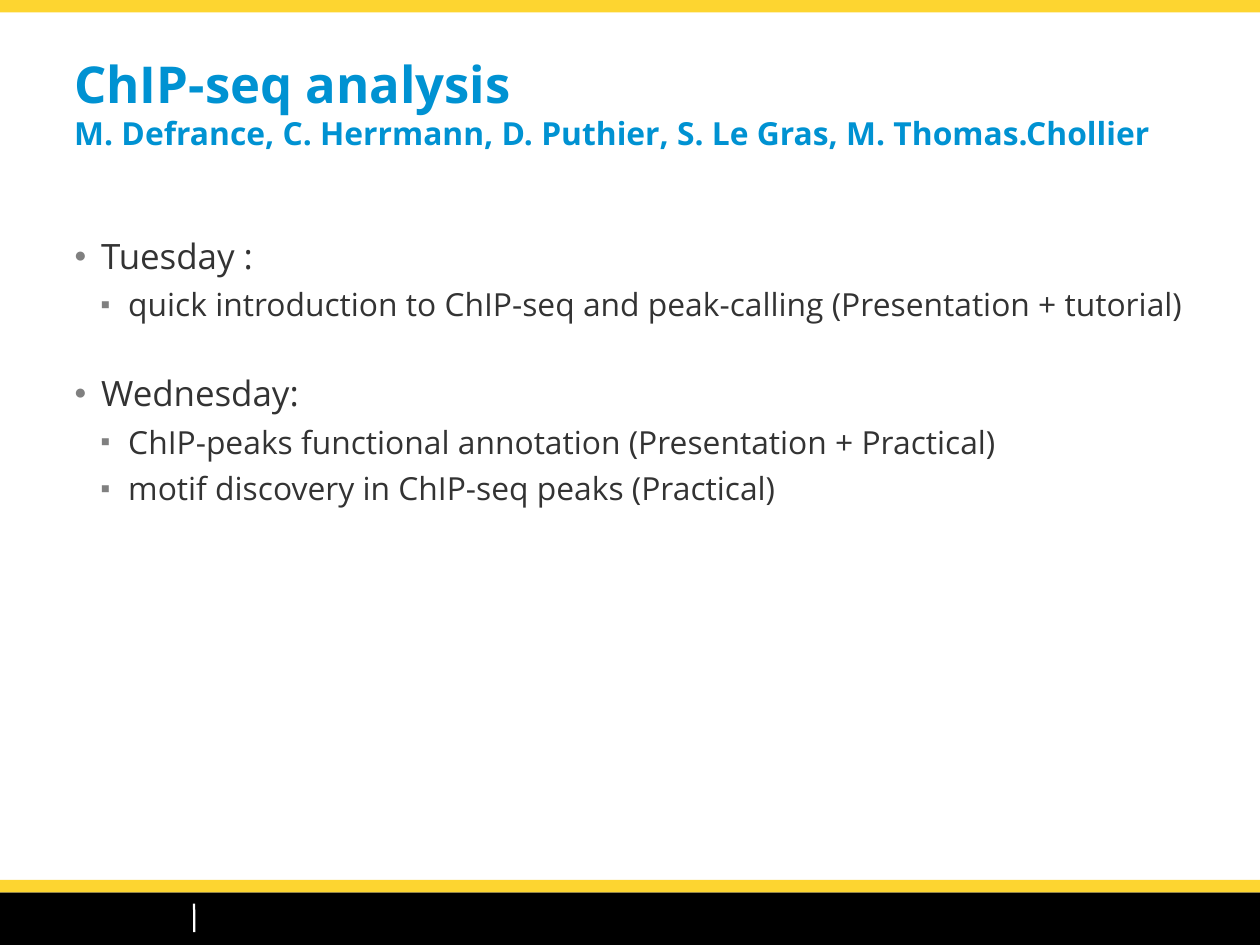
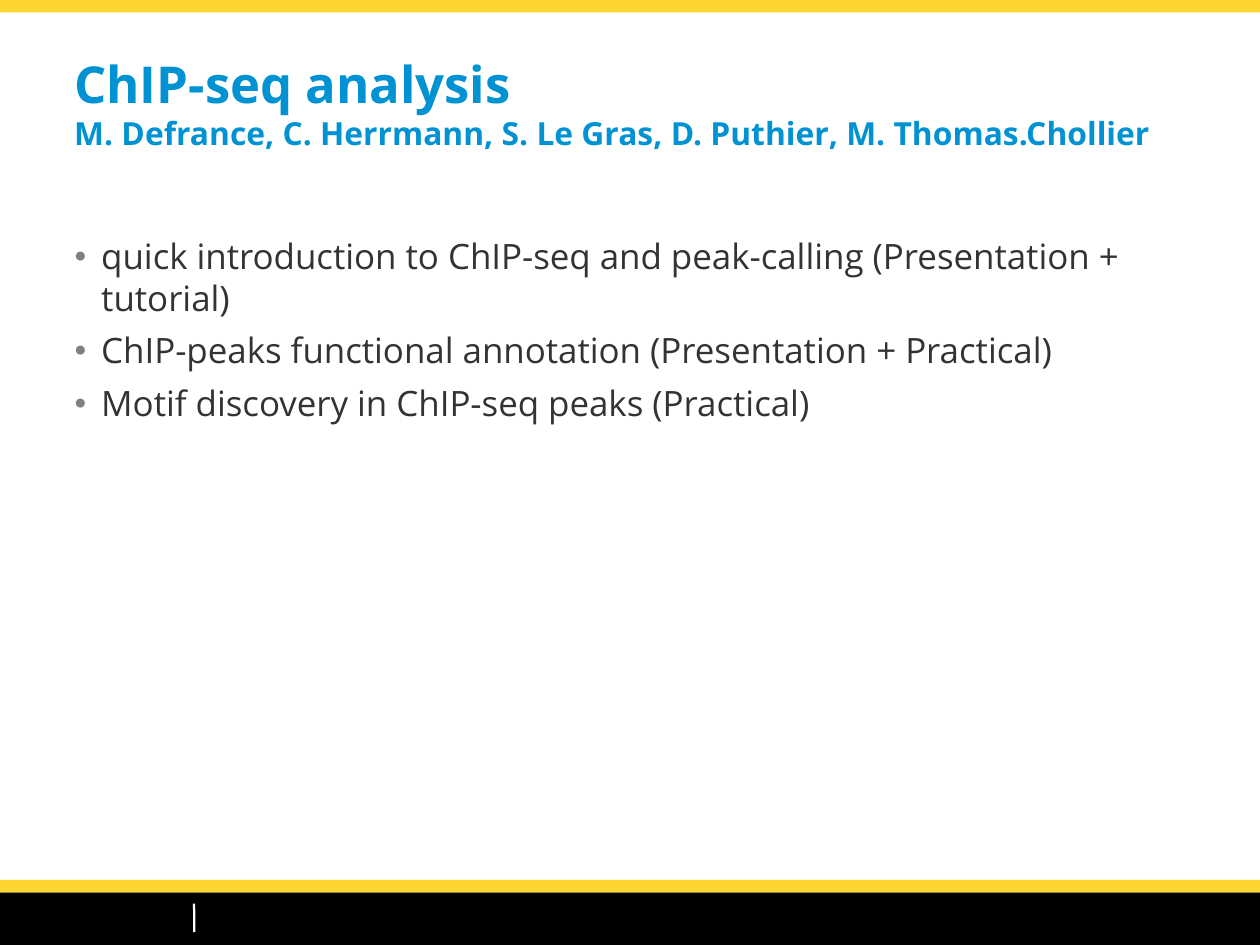
Before and after one commit to dputhier/EBA_2015_ChIP-Seq, a slide deck: slide 1 of slides/chipseq_CarlHerrmann_Roscoff2015.odp. Drawn at 1260x945 pixels with LibreOffice and Linux fonts; fonts in the diff are those of the drawing; background and template pictures are left out. Boxes give left, top, right and bottom in pixels: in the first picture for what was removed or moved away, otherwise in the second. Text is boxed around its words. In the diff, an @@ line names an element or a change of style, - is before the commit and + after.

```diff
--- a/slides/chipseq_CarlHerrmann_Roscoff2015.odp
+++ b/slides/chipseq_CarlHerrmann_Roscoff2015.odp
@@ title at bbox=[74, 64, 1150, 149]: text changed @@
-ChIP-seq analysis
-M. Defrance, C. Herrmann, D. Puthier, S. Le Gras, M. Thomas.Chollier
+ChIP-seq analysis
+M. Defrance, C. Herrmann, S. Le Gras, D. Puthier, M. Thomas.Chollier
@@ text at bbox=[101, 242, 234, 278]: paragraph removed @@
-● Tuesday :
@@ text at bbox=[101, 242, 1090, 372]: size 20 to 22 pt in "quick introduction to ChIP-seq and peak-calling (Presentatio ...", "ChIP-peaks functional annotation (Presentation + Practical)"; bullet ■ to ●; list level 2 to 1 in "quick introduction to ChIP-seq and ..."; list level 2 to 1 in "ChIP-peaks functional annotation (Presentation + ..." @@
@@ text at bbox=[101, 379, 299, 415]: paragraph removed @@
-● Wednesday:
@@ text at bbox=[101, 389, 809, 425]: text changed; size 20 to 22 pt @@
-  ■ motif discovery in ChIP-seq peaks (Practical)
+● Motif discovery in ChIP-seq peaks (Practical)
```
Also in this commit, not shown: 2 other slides changed, 5 other files.
